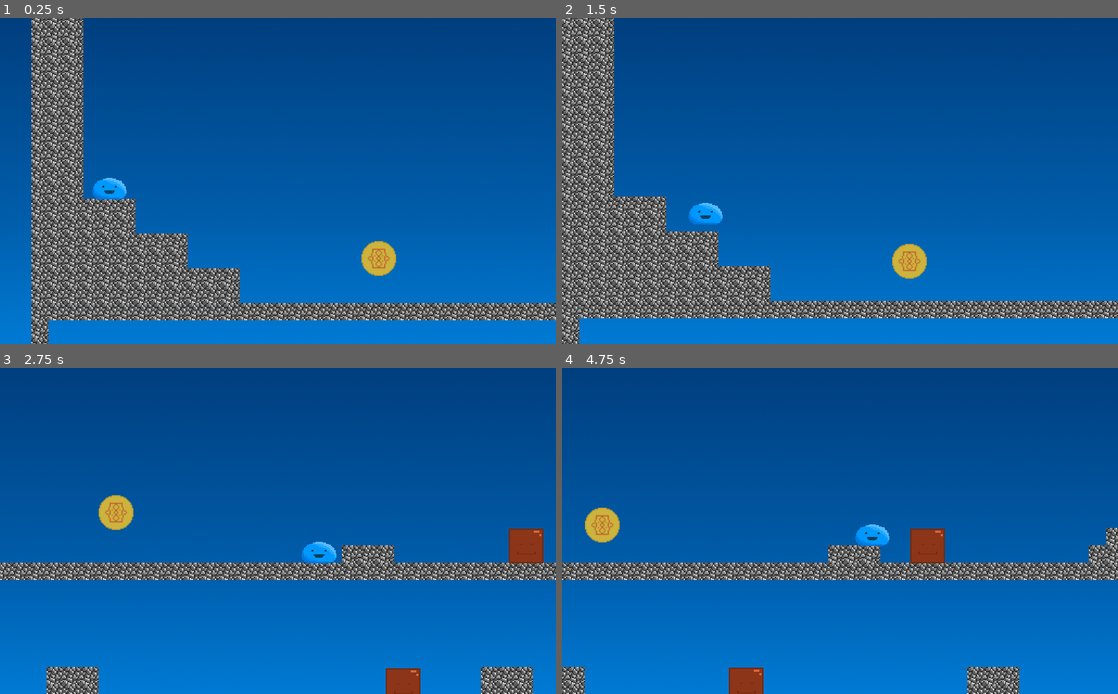
Above: before the commit, frames 1-4 (two rows, left to right).
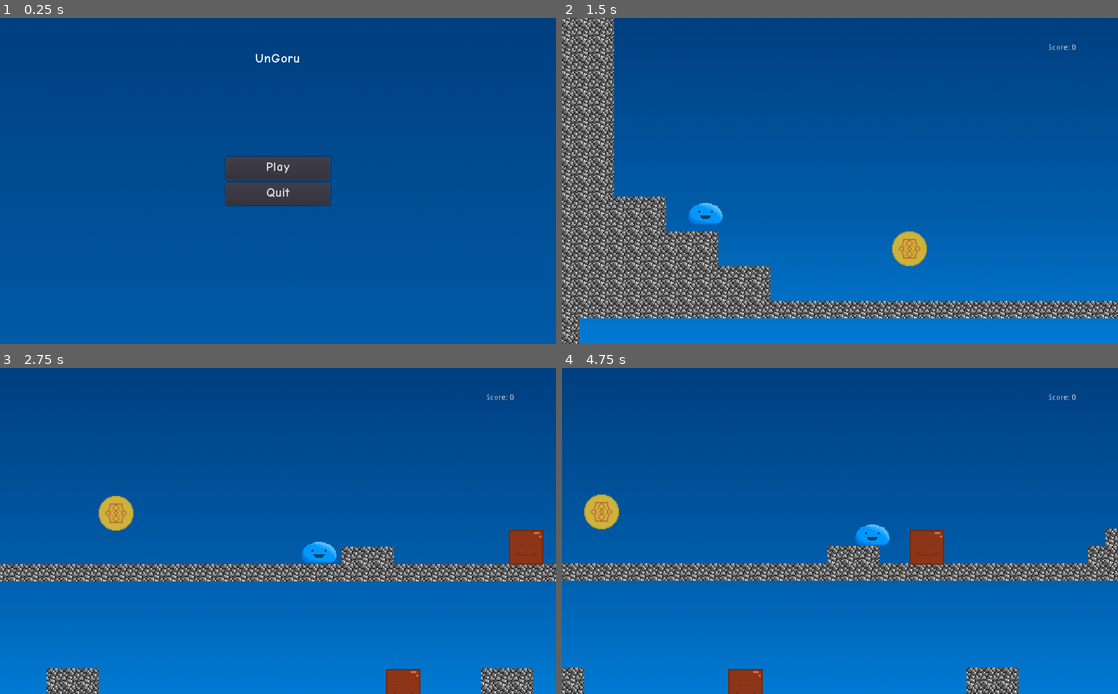
Above: after the commit, the same moments.

Repository: CrypticSocket/UnGoru
Game: Godot game, scene res://src/Screens/MainScreen.tscn
Two runs of this game, one before a commit and one after it. Both use one fixed random seed, a clock stepped at 60 frames per second and the inputs below. Before the commit the project starts from res://src/Levels/IntroLevel.tscn.
Inputs (mouse positions are in pixels of both pictures, inside the frame that each line leads up to):
- Up to frame 1 (0.25 s): no input
- Up to frame 2 (1.5 s): click (840, 167) at 0.5 s, where only the run after the commit has a clickable "Play"; hold D (move_right) from 1.28 s (still down)
- Up to frame 3 (2.75 s): keep holding D (move_right); tap Space (jump) at 1.52, 2.27 s
- Up to frame 4 (4.75 s): release D (move_right) at 2.78 s; hold A (move_left) 2.78-3.53 s; hold D (move_right) from 3.53 s (still down); tap Space (jump) at 3.77, 4.52 s

The runs differ from the first frame. In frame 1, 42% of the frame differs, in the area x 0-100%, y 0-100%; in frame 2, 0.6%; in frame 3, 6.3%; in frame 4, 5.8%.

Commit message:
Added UI, fixed a few bugs

Diff:
--- /dev/null
+++ b/assets/ThiccDynamicFont.tres
@@ -0,0 +1,7 @@
+[gd_resource type="DynamicFont" load_steps=2 format=2]
+
+[ext_resource path="res://assets/Fonts/comic-neue/ComicNeue-Angular_Bold.otf" type="DynamicFontData" id=1]
+
+[resource]
+size = 24
+font_data = ExtResource( 1 )
--- /dev/null
+++ b/assets/UITheme.tres
@@ -0,0 +1,6 @@
+[gd_resource type="Theme" load_steps=2 format=2]
+
+[ext_resource path="res://assets/ThiccDynamicFont.tres" type="DynamicFont" id=1]
+
+[resource]
+default_font = ExtResource( 1 )
--- a/project.godot
+++ b/project.godot
@@ -21,8 +21,12 @@
 [application]
 
 config/name="UnGoru"
-run/main_scene="res://src/Levels/IntroLevel.tscn"
+run/main_scene="res://src/Screens/MainScreen.tscn"
 config/icon="res://icon.png"
+
+[autoload]
+
+PlayerData="*res://src/Autoload/PlayerData.tscn"
 
 [display]
 
@@ -53,6 +57,11 @@
 "events": [ Object(InputEventKey,"resource_local_to_scene":false,"resource_name":"","device":0,"alt":false,"shift":false,"control":false,"meta":false,"command":false,"pressed":false,"scancode":32,"physical_scancode":0,"unicode":0,"echo":false,"script":null)
  ]
 }
+Pause={
+"deadzone": 0.5,
+"events": [ Object(InputEventKey,"resource_local_to_scene":false,"resource_name":"","device":0,"alt":false,"shift":false,"control":false,"meta":false,"command":false,"pressed":false,"scancode":16777217,"physical_scancode":0,"unicode":0,"echo":false,"script":null)
+ ]
+}
 
 [layer_names]
 
--- a/src/Actors/Enemy.gd
+++ b/src/Actors/Enemy.gd
@@ -1,4 +1,6 @@
 extends "res://src/Actors/Actor.gd"
+
+export var enemyDeathPoints: = 100
 
 func _ready():
 	set_physics_process(false)
@@ -7,11 +9,14 @@
 func _on_StompDetector_body_entered(body: PhysicsBody2D):
 	if body.global_position.y > get_node("StompDetector").global_position.y:
 		return
-	get_node("CollisionShape2D").disabled = true
-	queue_free()
+	die()
 
 func _physics_process(delta):
 	if is_on_wall():
 		_velocity.x *= -1.0
 	_velocity.y = gravity * delta;
 	_velocity.y = move_and_slide(_velocity, FLOOR_NORMAL).y
+
+func die():
+	PlayerData.score += enemyDeathPoints
+	queue_free()
--- a/src/Actors/Player.gd
+++ b/src/Actors/Player.gd
@@ -9,7 +9,7 @@
 	_velocity = calculateStompVelocity(_velocity, stompVelocity)
 
 func _on_EnemyDetector_body_entered(body):
-	queue_free()
+	die()
 
 func _physics_process(delta):
 	var direction: = get_direction()
@@ -44,3 +44,7 @@
 	var stompVelocity = linearVelocity
 	stompVelocity.y = -impulse
 	return stompVelocity
+
+func die():
+	PlayerData.deaths += 1
+	queue_free()
--- a/src/Actors/Player.tscn
+++ b/src/Actors/Player.tscn
@@ -4,11 +4,12 @@
 [ext_resource path="res://assets/PlayerSpriteEditable.png" type="Texture" id=2]
 
 [sub_resource type="CapsuleShape2D" id=1]
-radius = 7.99997
-height = 14.0001
+radius = 8.99997
+height = 12.0001
 
 [sub_resource type="CapsuleShape2D" id=2]
-height = 12.0
+radius = 7.99997
+height = 18.0001
 
 [node name="Player" type="KinematicBody2D"]
 script = ExtResource( 1 )
--- /dev/null
+++ b/src/Autoload/PlayerData.gd
@@ -0,0 +1,19 @@
+extends Node
+
+signal scoreUpdated
+signal playerDied
+
+var score: = 0 setget set_score
+var deaths: = 0 setget set_deaths
+
+func set_score(value : int):
+	score = value
+	emit_signal("scoreUpdated")
+
+func set_deaths(value : int):
+	deaths = value
+	emit_signal("playerDied")
+
+func reset(score:int = 0):
+	score = score
+	deaths = 0
--- /dev/null
+++ b/src/Autoload/PlayerData.tscn
@@ -0,0 +1,6 @@
+[gd_scene load_steps=2 format=2]
+
+[ext_resource path="res://src/Autoload/PlayerData.gd" type="Script" id=1]
+
+[node name="PlayerData" type="Node"]
+script = ExtResource( 1 )
--- a/src/Levels/IntroLevel.tscn
+++ b/src/Levels/IntroLevel.tscn
@@ -7,6 +7,7 @@
 [ext_resource path="res://src/Object/Coin.tscn" type="PackedScene" id=5]
 [ext_resource path="res://src/Object/Portal.tscn" type="PackedScene" id=6]
 [ext_resource path="res://src/Levels/Level2.tscn" type="PackedScene" id=7]
+[ext_resource path="res://src/Screens/ScoreAndPauseScreen.tscn" type="PackedScene" id=8]
 
 [sub_resource type="ConvexPolygonShape2D" id=1]
 points = PoolVector2Array( 0, 0, 16, 0, 16, 16, 0, 16 )
@@ -38,6 +39,10 @@
 __meta__ = {
 "_edit_horizontal_guides_": [ 608.0 ]
 }
+
+[node name="UserInterface" type="CanvasLayer" parent="."]
+
+[node name="ScoreAndPauseScreen" parent="UserInterface" instance=ExtResource( 8 )]
 
 [node name="Portal" parent="." instance=ExtResource( 6 )]
 position = Vector2( 968, 536 )
--- a/src/Levels/Level2.tscn
+++ b/src/Levels/Level2.tscn
@@ -1,10 +1,14 @@
-[gd_scene load_steps=8 format=2]
+[gd_scene load_steps=12 format=2]
 
 [ext_resource path="res://src/Actors/Player.tscn" type="PackedScene" id=1]
 [ext_resource path="res://assets/cobblestone_64x64.png" type="Texture" id=2]
 [ext_resource path="res://src/Actors/Enemy.tscn" type="PackedScene" id=3]
 [ext_resource path="res://assets/Background.png" type="Texture" id=4]
 [ext_resource path="res://src/Object/Coin.tscn" type="PackedScene" id=5]
+[ext_resource path="res://src/Screens/ScoreAndPauseScreen.tscn" type="PackedScene" id=6]
+[ext_resource path="res://src/Screens/ScoreAndPauseScreen.gd" type="Script" id=7]
+[ext_resource path="res://src/Screens/EndScreen.tscn" type="PackedScene" id=8]
+[ext_resource path="res://src/Object/Portal.tscn" type="PackedScene" id=9]
 
 [sub_resource type="ConvexPolygonShape2D" id=1]
 points = PoolVector2Array( 0, 0, 16, 0, 16, 16, 0, 16 )
@@ -32,7 +36,7 @@
 } ]
 0/z_index = 0
 
-[node name="IntroLevel" type="Node2D"]
+[node name="Level02" type="Node2D"]
 __meta__ = {
 "_edit_horizontal_guides_": [ 608.0 ]
 }
@@ -93,4 +97,16 @@
 [node name="Coin6" parent="." instance=ExtResource( 5 )]
 position = Vector2( 808, 544 )
 
+[node name="UserInterface" type="CanvasLayer" parent="."]
+
+[node name="ScoreAndPauseScreen" type="Control" parent="UserInterface" instance=ExtResource( 6 )]
+pause_mode = 2
+anchor_right = 1.0
+anchor_bottom = 1.0
+script = ExtResource( 7 )
+
+[node name="Portal" parent="." instance=ExtResource( 9 )]
+position = Vector2( 576, 184 )
+nextScene = ExtResource( 8 )
+
 [editable path="Player"]
--- a/src/Object/Coin.gd
+++ b/src/Object/Coin.gd
@@ -1,10 +1,9 @@
 extends Area2D
 
 onready var animationPlayer: AnimationPlayer = get_node("AnimationPlayer")
-#
-#func _ready():
-#	animationPlayer.
 
+export var coinCollectedPoints: = 200
 
 func _on_Coin_body_entered(body: PhysicsBody2D):
 	animationPlayer.play("CoinCollected")
+	PlayerData.score += coinCollectedPoints
--- /dev/null
+++ b/src/Screens/EndScreen.gd
@@ -0,0 +1,6 @@
+extends Control
+
+onready var endGameText: Label = $Label
+
+func _ready():
+	endGameText.text = endGameText.text % [PlayerData.score, PlayerData.deaths]
--- /dev/null
+++ b/src/Screens/EndScreen.tscn
@@ -0,0 +1,61 @@
+[gd_scene load_steps=7 format=2]
+
+[ext_resource path="res://src/UserInterface/Title.tscn" type="PackedScene" id=1]
+[ext_resource path="res://src/UserInterface/ChangeSceneButton.tscn" type="PackedScene" id=2]
+[ext_resource path="res://assets/Background.png" type="Texture" id=3]
+[ext_resource path="res://assets/UITheme.tres" type="Theme" id=4]
+[ext_resource path="res://src/UserInterface/QuitButton.tscn" type="PackedScene" id=5]
+[ext_resource path="res://src/Screens/EndScreen.gd" type="Script" id=6]
+
+[node name="EndScreen" type="Control"]
+anchor_right = 1.0
+anchor_bottom = 1.0
+theme = ExtResource( 4 )
+script = ExtResource( 6 )
+
+[node name="Background" type="TextureRect" parent="."]
+anchor_right = 1.0
+anchor_bottom = 1.0
+texture = ExtResource( 3 )
+expand = true
+stretch_mode = 2
+
+[node name="Title" parent="." instance=ExtResource( 1 )]
+anchor_top = 0.5
+anchor_bottom = 0.5
+margin_left = -221.0
+margin_top = -196.0
+margin_right = 221.0
+margin_bottom = -172.0
+text = "Congratulations! You finished the game!"
+
+[node name="Menu" type="VBoxContainer" parent="."]
+anchor_left = 0.5
+anchor_top = 0.5
+anchor_right = 0.5
+anchor_bottom = 0.5
+margin_left = -96.0
+margin_top = -45.0
+margin_right = 96.0
+margin_bottom = 45.0
+
+[node name="PlayButton" parent="Menu" instance=ExtResource( 2 )]
+text = "Restart!"
+nextScenePath = "res://src/Levels/IntroLevel.tscn"
+
+[node name="QuitButton" parent="Menu" instance=ExtResource( 5 )]
+margin_top = 47.0
+margin_bottom = 90.0
+
+[node name="Label" type="Label" parent="."]
+anchor_left = 0.5
+anchor_top = 0.5
+anchor_right = 0.5
+anchor_bottom = 0.5
+margin_left = -130.0
+margin_top = -124.0
+margin_right = 130.0
+margin_bottom = -73.0
+text = "Your final score is : %s
+You died %s times!"
+align = 1
--- /dev/null
+++ b/src/Screens/MainScreen.tscn
@@ -0,0 +1,39 @@
+[gd_scene load_steps=6 format=2]
+
+[ext_resource path="res://assets/Background.png" type="Texture" id=1]
+[ext_resource path="res://src/UserInterface/QuitButton.tscn" type="PackedScene" id=2]
+[ext_resource path="res://src/UserInterface/ChangeSceneButton.tscn" type="PackedScene" id=3]
+[ext_resource path="res://src/UserInterface/Title.tscn" type="PackedScene" id=4]
+[ext_resource path="res://assets/UITheme.tres" type="Theme" id=5]
+
+[node name="MainScreen" type="Control"]
+anchor_right = 1.0
+anchor_bottom = 1.0
+theme = ExtResource( 5 )
+
+[node name="Background" type="TextureRect" parent="."]
+anchor_right = 1.0
+anchor_bottom = 1.0
+texture = ExtResource( 1 )
+expand = true
+stretch_mode = 2
+
+[node name="Title" parent="." instance=ExtResource( 4 )]
+margin_left = -42.0
+margin_right = 42.0
+text = "UnGoru"
+
+[node name="Menu" type="VBoxContainer" parent="."]
+anchor_left = 0.5
+anchor_top = 0.5
+anchor_right = 0.5
+anchor_bottom = 0.5
+margin_left = -96.0
+margin_top = -45.0
+margin_right = 96.0
+margin_bottom = 45.0
+
+[node name="PlayButton" parent="Menu" instance=ExtResource( 3 )]
+nextScenePath = "res://src/Levels/IntroLevel.tscn"
+
+[node name="QuitButton" parent="Menu" instance=ExtResource( 2 )]
--- /dev/null
+++ b/src/Screens/ScoreAndPauseScreen.gd
@@ -0,0 +1,30 @@
+extends Control
+
+onready var sceneTree: = get_tree()
+onready var pausedOverlay: ColorRect = get_node("PauseOverlay")
+onready var scoreLabel: Label = get_node("Label")
+onready var pauseText: Label = get_node("PausedText")
+
+var paused: = false setget set_paused
+
+func _ready():
+	PlayerData.connect("scoreUpdated", self, "updateInterface")
+	PlayerData.connect("playerDied", self, "_onPlayerDied")
+	updateInterface()
+
+func updateInterface():
+	scoreLabel.text = "Score: %s" % PlayerData.score
+
+func _onPlayerDied():
+	self.paused = true
+#	pauseText.text = "You died!!"
+
+func _unhandled_input(event: InputEvent):
+	if event.is_action_pressed("Pause"):
+		self.paused = !paused
+		sceneTree.set_input_as_handled()
+
+func set_paused(value: bool):
+	paused = value
+	sceneTree.paused = value
+	pausedOverlay.visible = value
--- /dev/null
+++ b/src/Screens/ScoreAndPauseScreen.tscn
@@ -0,0 +1,61 @@
+[gd_scene load_steps=6 format=2]
+
+[ext_resource path="res://src/UserInterface/Title.tscn" type="PackedScene" id=1]
+[ext_resource path="res://src/UserInterface/QuitButton.tscn" type="PackedScene" id=2]
+[ext_resource path="res://src/UserInterface/ChangeSceneButton.tscn" type="PackedScene" id=3]
+[ext_resource path="res://src/UserInterface/RetryLevelButton.tscn" type="PackedScene" id=4]
+[ext_resource path="res://src/Screens/ScoreAndPauseScreen.gd" type="Script" id=5]
+
+[node name="ScoreAndPauseScreen" type="Control"]
+pause_mode = 2
+anchor_right = 1.0
+anchor_bottom = 1.0
+script = ExtResource( 5 )
+
+[node name="Label" type="Label" parent="."]
+anchor_left = 1.0
+anchor_right = 1.0
+margin_left = -128.0
+margin_top = 48.0
+margin_right = -62.0
+margin_bottom = 62.0
+text = "Score : 0"
+
+[node name="PauseOverlay" type="ColorRect" parent="."]
+visible = false
+anchor_right = 1.0
+anchor_bottom = 1.0
+color = Color( 0.0862745, 0, 0, 0.352941 )
+
+[node name="PausedText" parent="PauseOverlay" instance=ExtResource( 1 )]
+margin_left = -39.0
+margin_top = 128.0
+margin_right = 39.0
+margin_bottom = 152.0
+text = "Paused"
+
+[node name="PauseMenu" type="VBoxContainer" parent="PauseOverlay"]
+anchor_left = 0.5
+anchor_top = 0.5
+anchor_right = 0.5
+anchor_bottom = 0.5
+margin_left = -121.5
+margin_top = -47.0
+margin_right = 121.5
+margin_bottom = 47.0
+
+[node name="RetryLevelButton" parent="PauseOverlay/PauseMenu" instance=ExtResource( 4 )]
+margin_right = 243.0
+margin_bottom = 28.0
+
+[node name="ChangeSceneButton" parent="PauseOverlay/PauseMenu" instance=ExtResource( 3 )]
+margin_top = 32.0
+margin_right = 243.0
+margin_bottom = 61.0
+text = "Main Screen"
+nextScenePath = "res://src/Screens/MainScreen.tscn"
+
+[node name="QuitButton" parent="PauseOverlay/PauseMenu" instance=ExtResource( 2 )]
+margin_top = 65.0
+margin_right = 243.0
+margin_bottom = 94.0
--- /dev/null
+++ b/src/UserInterface/ChangeSceneButton.gd
@@ -0,0 +1,10 @@
+tool
+extends Button
+
+export(String, FILE) var nextScenePath: = ""
+
+func _on_PlayButton_button_up():
+	get_tree().change_scene(nextScenePath)
+
+func _get_configuration_warning():
+	return "Next Scene Path is empty" if nextScenePath == "" else ""
--- /dev/null
+++ b/src/UserInterface/ChangeSceneButton.tscn
@@ -0,0 +1,13 @@
+[gd_scene load_steps=2 format=2]
+
+[ext_resource path="res://src/UserInterface/ChangeSceneButton.gd" type="Script" id=1]
+
+[node name="ChangeSceneButton" type="Button"]
+margin_right = 192.0
+margin_bottom = 43.0
+size_flags_horizontal = 3
+size_flags_vertical = 3
+text = "Play"
+script = ExtResource( 1 )
+
+[connection signal="button_up" from="." to="." method="_on_PlayButton_button_up"]
--- /dev/null
+++ b/src/UserInterface/QuitButton.gd
@@ -0,0 +1,6 @@
+extends Button
+
+
+
+func _on_QuitButton_button_up():
+	get_tree().quit()
--- /dev/null
+++ b/src/UserInterface/QuitButton.tscn
@@ -0,0 +1,13 @@
+[gd_scene load_steps=2 format=2]
+
+[ext_resource path="res://src/UserInterface/QuitButton.gd" type="Script" id=1]
+
+[node name="QuitButton" type="Button"]
+margin_right = 192.0
+margin_bottom = 43.0
+size_flags_horizontal = 3
+size_flags_vertical = 3
+text = "Quit"
+script = ExtResource( 1 )
+
+[connection signal="button_up" from="." to="." method="_on_QuitButton_button_up"]
--- /dev/null
+++ b/src/UserInterface/RetryLevelButton.gd
@@ -0,0 +1,6 @@
+extends Button
+
+func _on_RetryLevelButton_button_up():
+	PlayerData.score = 0
+	get_tree().paused = false
+	get_tree().reload_current_scene()
--- /dev/null
+++ b/src/UserInterface/RetryLevelButton.tscn
@@ -0,0 +1,13 @@
+[gd_scene load_steps=2 format=2]
+
+[ext_resource path="res://src/UserInterface/RetryLevelButton.gd" type="Script" id=1]
+
+[node name="RetryLevelButton" type="Button"]
+margin_right = 192.0
+margin_bottom = 43.0
+size_flags_horizontal = 3
+size_flags_vertical = 3
+text = "Retry"
+script = ExtResource( 1 )
+
+[connection signal="button_up" from="." to="." method="_on_RetryLevelButton_button_up"]
--- /dev/null
+++ b/src/UserInterface/Title.tscn
@@ -0,0 +1,14 @@
+[gd_scene load_steps=2 format=2]
+
+[ext_resource path="res://assets/ThiccDynamicFont.tres" type="DynamicFont" id=1]
+
+[node name="Title" type="Label"]
+anchor_left = 0.5
+anchor_right = 0.5
+margin_left = -24.5
+margin_top = 64.0
+margin_right = 24.5
+margin_bottom = 88.0
+custom_fonts/font = ExtResource( 1 )
+text = "Title"
+align = 1
Binary file added: assets/Fonts/comic-neue/ComicNeue-Angular-Regular.otf
Binary file added: assets/Fonts/comic-neue/ComicNeue-Angular_Bold.otf
Binary file added: assets/Fonts/comic-neue/ComicNeue-Angular_Bold_Oblique.otf
Binary file added: assets/Fonts/comic-neue/ComicNeue-Angular_Light.otf
Binary file added: assets/Fonts/comic-neue/ComicNeue-Angular_Light_Oblique.otf
Binary file added: assets/Fonts/comic-neue/ComicNeue-Angular_Oblique.otf
Binary file added: assets/Fonts/comic-neue/ComicNeue-Regular.otf
Binary file added: assets/Fonts/comic-neue/ComicNeue_Bold.otf
Binary file added: assets/Fonts/comic-neue/ComicNeue_Bold_Oblique.otf
Binary file added: assets/Fonts/comic-neue/ComicNeue_Light.otf
Binary file added: assets/Fonts/comic-neue/ComicNeue_Light_Oblique.otf
Binary file added: assets/Fonts/comic-neue/ComicNeue_Oblique.otf
(and 1 more such lines)
